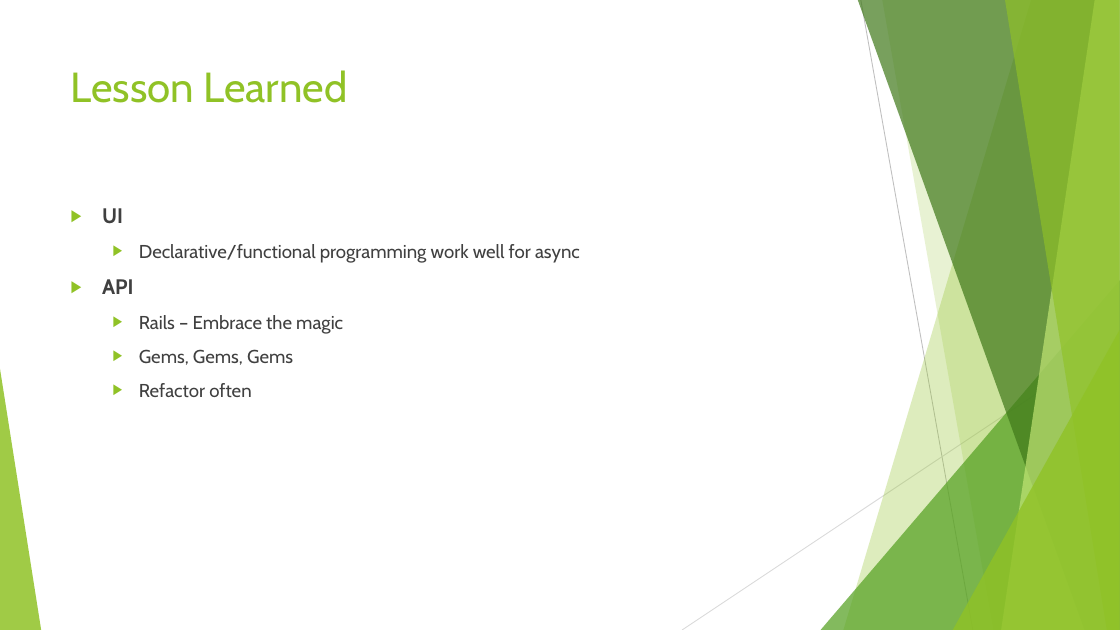
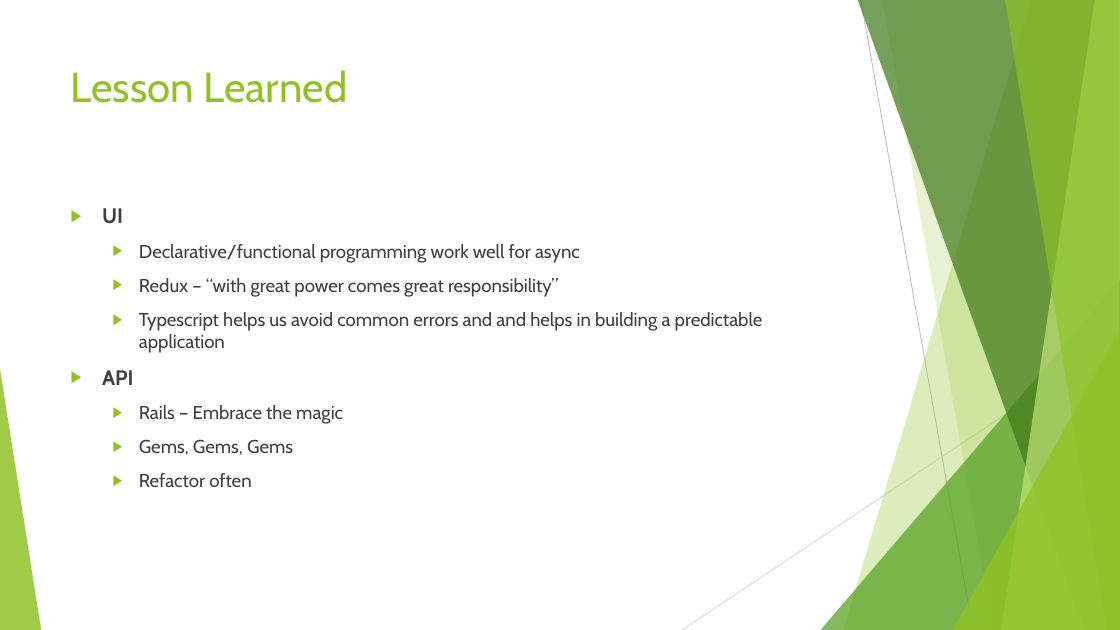
Before and after one commit to mattmccutchen/EventHawk, a slide deck: slide 6 of Homeworks/Event Hawk Final.pptx. Drawn at 1120x630 pixels with LibreOffice and Linux fonts; fonts in the diff are those of the drawing. Boxes give left, top, right and bottom in pixels: in the first picture for what was removed or moved away, otherwise in the second. Text is boxed around its words. In the diff, an @@ line names an element or a change of style, - is before the commit and + after.

```diff
--- a/Homeworks/Event Hawk Final.pptx
+++ b/Homeworks/Event Hawk Final.pptx
@@ text at (x1=139, y1=278, x2=763, y2=353): paragraphs added @@
+  ▶ Redux – “with great power comes great responsibility”
+  ▶ Typescript helps us avoid common errors and and helps in building a predictable application
```
Also in this commit, not shown: 3 other slides changed.
